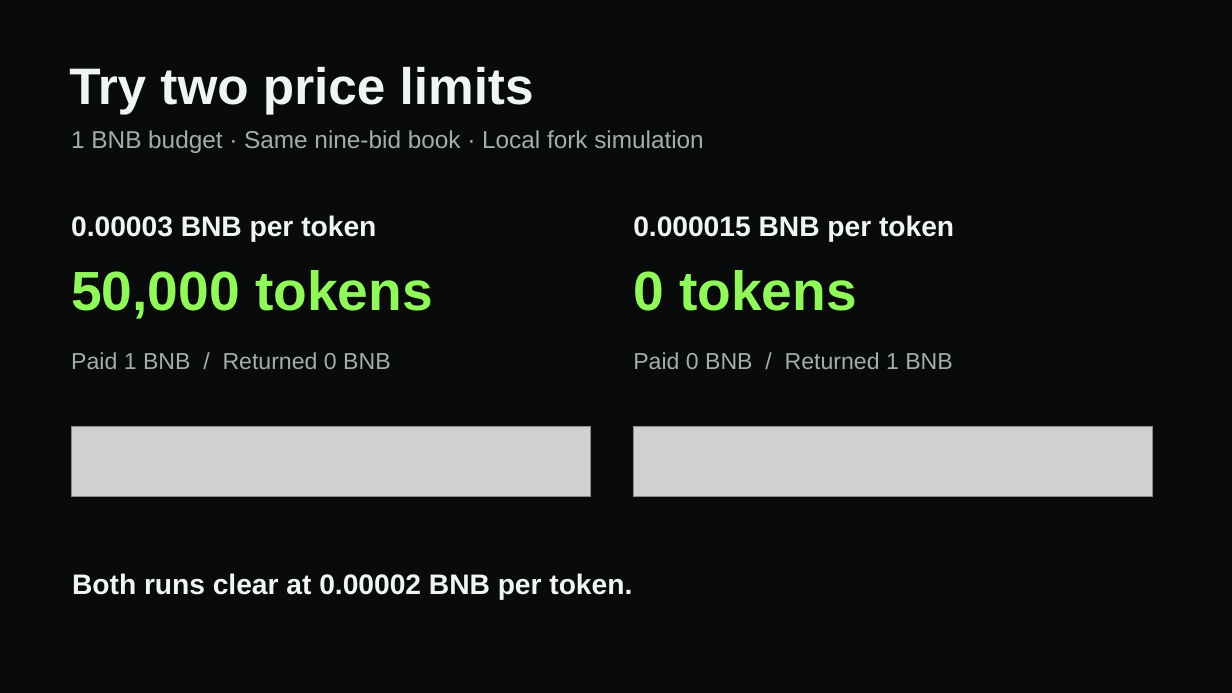
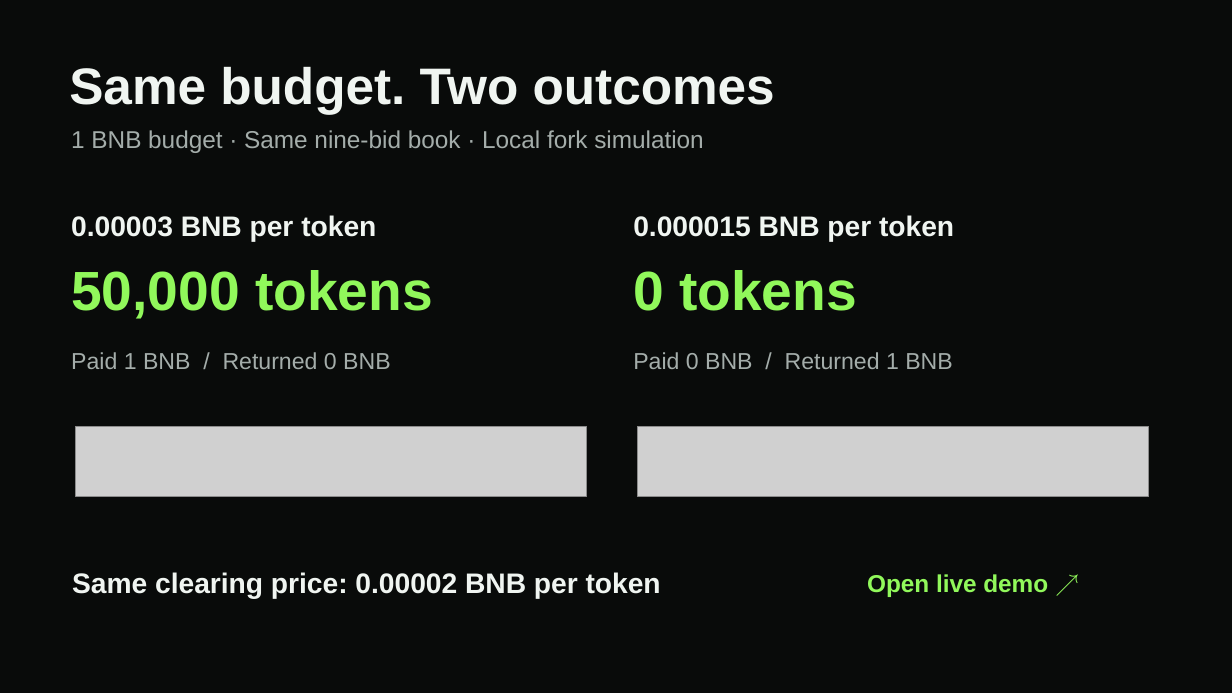
Before and after one commit to Jimmycoding0301/uniform-launch, a slide deck: slide 3 of qa/submission/Uniform-Launch-BNB-Bangkok.pptx. Drawn at 1232x693 pixels with LibreOffice and Linux fonts; fonts in the diff are those of the drawing; grey boxes stand for pictures. Boxes give left, top, right and bottom in pixels: in the first picture for what was removed or moved away, otherwise in the second. Text is boxed around its words. In the diff, an @@ line names an element or a change of style, - is before the commit and + after.

Commit message:
Finalize One-Price Auctions deck and timed judge walkthrough

```diff
--- a/qa/submission/Uniform-Launch-BNB-Bangkok.pptx
+++ b/qa/submission/Uniform-Launch-BNB-Bangkok.pptx
@@ text at (x1=69, y1=66, x2=775, y2=114): text changed @@
-Try two price limits
+Same budget. Two outcomes
@@ picture resized from (x1=71, y1=426, x2=591, y2=496) to (x1=76, y1=426, x2=587, y2=496) @@
@@ picture resized from (x1=634, y1=426, x2=1153, y2=496) to (x1=638, y1=426, x2=1149, y2=496) @@
@@ text at (x1=72, y1=572, x2=661, y2=599): text changed @@
-Both runs clear at 0.00002 BNB per token.
+Same clearing price: 0.00002 BNB per token
@@ text added at (x1=867, y1=574, x2=1048, y2=597), 19 pt, text #91F85B, bold @@
+Open live demo ↗
```
Also in this commit, not shown: 4 other slides changed, 4 other files.
